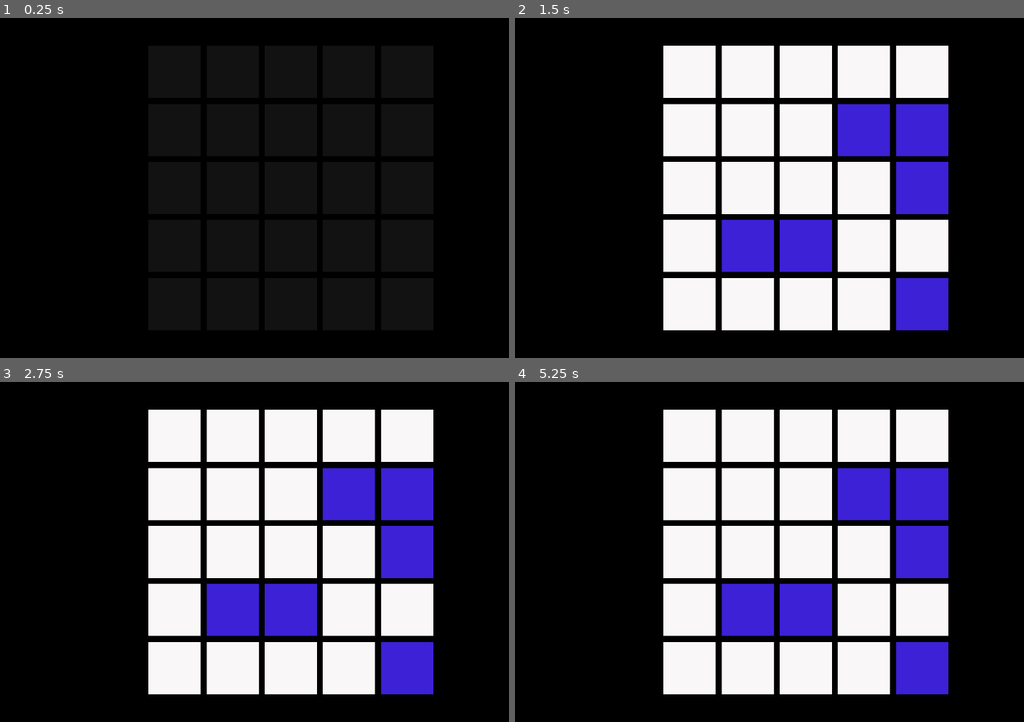
Above: before the commit, frames 1-4 (two rows, left to right).
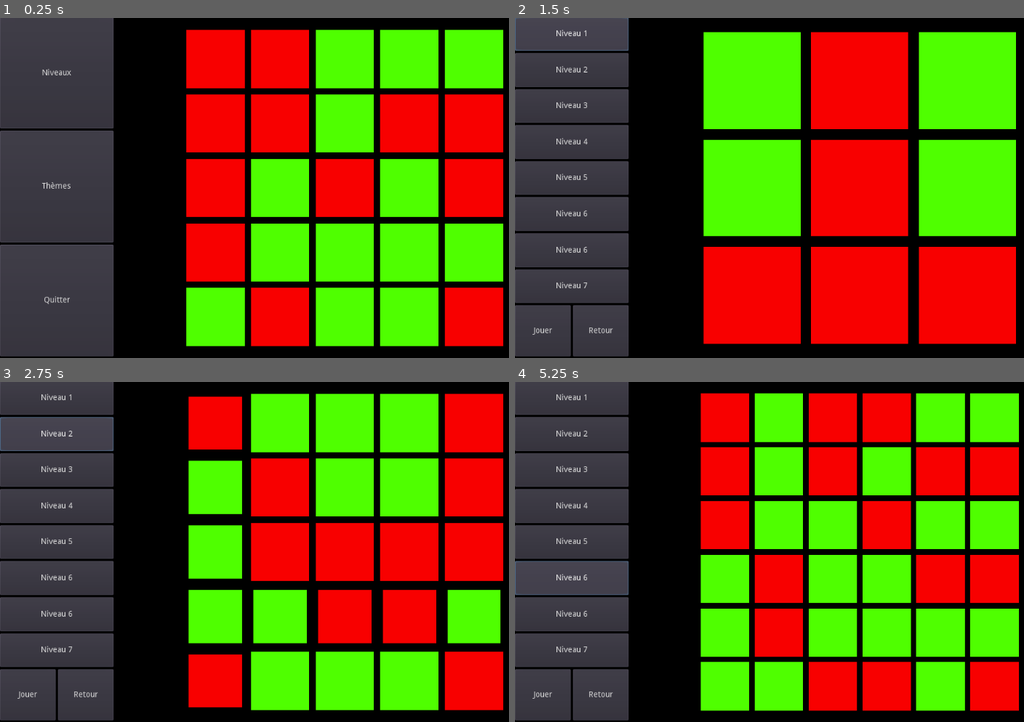
Above: after the commit, the same moments.

Repository: Prakkkmak/UniColor-2
Game: Godot game, scene res://main_scenes/main.tscn
Same seed, same stepped clock (60 frames per second), same inputs: the game is played once before the commit and once after it. Before the commit the project starts from res://main_scenes/game.tscn.
Inputs (mouse positions are in pixels of both pictures, inside the frame that each line leads up to):
- Up to frame 1 (0.25 s): no input
- Up to frame 2 (1.5 s): click (570, 72) at 0.5 s, where only the run after the commit has a clickable "Niveaux"; click (570, 35) at 1.25 s, where only the run after the commit has a clickable "Niveau 1"
- Up to frame 3 (2.75 s): click (55, 433) at 2 s, where only the run after the commit has a clickable "Niveau 2"
- Up to frame 4 (5.25 s): click (570, 470) at 2.75 s, where only the run after the commit has a clickable "Niveau 3"; click (570, 504) at 3.5 s, where only the run after the commit has a clickable "Niveau 4"; click (570, 541) at 4.25 s, where only the run after the commit has a clickable "Niveau 5"; click (570, 579) at 5 s, where only the run after the commit has a clickable "Niveau 6"

The runs differ from the first frame. In frame 1, 71% of the frame differs, in the area x 0-99%, y 0-100%; in frame 2, 82%; in frame 3, 80%; in frame 4, 83%.

Commit message:
Jouable

Diff:
--- a/main_scenes/game.gd
+++ b/main_scenes/game.gd
@@ -8,7 +8,8 @@
 export(int) var difficulty = 2
 export(LEVEL_TYPE) var level_type = LEVEL_TYPE.DEFAULT
 
-var tile_size = 512
+var game_started : bool = false
+var tile_size : int = 512
 
 var grid = []
 
@@ -24,8 +25,12 @@
 	for i in range(grid_size):
 		for j in range(grid_size):
 			if(tile_check(x,y,i,j)):
-				grid[i][j].next_state()
-				check_victory()
+				if(game_started):
+					grid[i][j].next_state()
+					check_victory()
+				else:
+					grid[i][j].next_state_index()
+					grid[i][j].set_state_properties()
 
 func _on_set_level(new_grid_size, new_difficulty, new_level_type):
 	for i in range(grid_size):
@@ -38,6 +43,7 @@
 	_on_load_game()
 
 func generate_grid(size_x : int, size_y : int):
+	game_started = false
 	grid = []
 	for x in range(size_x):
 		grid.append([])
@@ -47,6 +53,7 @@
 			grid[x][y] = generate_tile(x,y)
 	randomize_grid()
 	fix_camera()
+	game_started = true
 
 func randomize_grid():
 	for i in range(randomize_strength):
--- a/main_scenes/game.tscn
+++ b/main_scenes/game.tscn
@@ -1,11 +1,9 @@
-[gd_scene load_steps=3 format=2]
+[gd_scene load_steps=2 format=2]
 
 [ext_resource path="res://main_scenes/game.gd" type="Script" id=1]
-[ext_resource path="res://tile/themes/neon/tile.tscn" type="PackedScene" id=2]
 
 [node name="Game" type="Node2D"]
 script = ExtResource( 1 )
-tile_scene = ExtResource( 2 )
 randomize_strength = 10
 level_type = 2
 
--- a/main_scenes/game_preview.gd
+++ b/main_scenes/game_preview.gd
@@ -3,8 +3,8 @@
 export(float) var tick_rate : float = 0.5
 export(float) var chance_to_play : float = 0.33
 
-var t = 0
-var last_sec = 0
+var t : float = -2.0
+var last_sec : float = 0.0
 
 func _process(delta):
 	t += delta
--- /dev/null
+++ b/main_scenes/main.gd
@@ -0,0 +1,11 @@
+extends Node2D
+const scene = preload("res://main_scenes/game.tscn")
+
+func _on_play():
+	var game = scene.instance()
+	var game_preview = $Menu/GamePreview
+	remove_child($Menu)
+	game.grid_size = game_preview.grid_size
+	game.difficulty = game_preview.difficulty
+	game.level_type = game_preview.level_type
+	add_child(game)
--- a/main_scenes/main.tscn
+++ b/main_scenes/main.tscn
@@ -1,158 +1,10 @@
-[gd_scene load_steps=5 format=2]
+[gd_scene load_steps=3 format=2]
 
-[ext_resource path="res://main_scenes/menu/menu.gd" type="Script" id=1]
-[ext_resource path="res://level/level_button.tscn" type="PackedScene" id=2]
-[ext_resource path="res://tile/tile.tscn" type="PackedScene" id=3]
-[ext_resource path="res://main_scenes/game_preview.tscn" type="PackedScene" id=4]
+[ext_resource path="res://main_scenes/main.gd" type="Script" id=1]
+[ext_resource path="res://main_scenes/menu/menu.tscn" type="PackedScene" id=2]
 
-[node name="Main Menu" type="Node2D"]
+[node name="Main" type="Node2D"]
 script = ExtResource( 1 )
 
-[node name="Game" parent="." instance=ExtResource( 4 )]
-tile_scene = ExtResource( 3 )
-tick_rate = 0.25
-
-[node name="Menu" type="CanvasLayer" parent="."]
-
-[node name="MarginContainer" type="MarginContainer" parent="Menu"]
-margin_top = -1.0
-margin_right = 1023.0
-margin_bottom = 597.0
-__meta__ = {
-"_edit_use_anchors_": false
-}
-
-[node name="HBoxContainer" type="HBoxContainer" parent="Menu/MarginContainer"]
-margin_right = 1023.0
-margin_bottom = 598.0
-
-[node name="Menu" type="VBoxContainer" parent="Menu/MarginContainer/HBoxContainer"]
-margin_right = 200.0
-margin_bottom = 598.0
-rect_min_size = Vector2( 200, 0 )
-size_flags_horizontal = 0
-alignment = 1
-__meta__ = {
-"_edit_use_anchors_": false
-}
-
-[node name="Levels" type="Button" parent="Menu/MarginContainer/HBoxContainer/Menu"]
-margin_right = 200.0
-margin_bottom = 196.0
-size_flags_vertical = 3
-text = "Niveaux"
-
-[node name="Themes" type="Button" parent="Menu/MarginContainer/HBoxContainer/Menu"]
-margin_top = 200.0
-margin_right = 200.0
-margin_bottom = 397.0
-size_flags_vertical = 3
-text = "Thèmes"
-
-[node name="Exit" type="Button" parent="Menu/MarginContainer/HBoxContainer/Menu"]
-margin_top = 401.0
-margin_right = 200.0
-margin_bottom = 598.0
-size_flags_vertical = 3
-text = "Quitter"
-__meta__ = {
-"_edit_use_anchors_": false
-}
-
-[node name="Levels" type="VBoxContainer" parent="Menu/MarginContainer/HBoxContainer"]
-visible = false
-margin_left = 204.0
-margin_right = 404.0
-margin_bottom = 598.0
-rect_min_size = Vector2( 200, 0 )
-size_flags_horizontal = 0
-alignment = 1
-__meta__ = {
-"_edit_use_anchors_": false
-}
-
-[node name="Level" parent="Menu/MarginContainer/HBoxContainer/Levels" instance=ExtResource( 2 )]
-margin_bottom = 59.0
-text = "Niveau 1"
-grid_size = 3
-
-[node name="Level2" parent="Menu/MarginContainer/HBoxContainer/Levels" instance=ExtResource( 2 )]
-margin_top = 63.0
-margin_bottom = 123.0
-text = "Niveau 2"
-
-[node name="Level3" parent="Menu/MarginContainer/HBoxContainer/Levels" instance=ExtResource( 2 )]
-margin_top = 127.0
-margin_bottom = 186.0
-text = "Niveau 3"
-level_type = 1
-
-[node name="Level4" parent="Menu/MarginContainer/HBoxContainer/Levels" instance=ExtResource( 2 )]
-margin_top = 190.0
-margin_bottom = 250.0
-text = "Niveau 4"
-grid_size = 4
-difficulty = 3
-
-[node name="Level5" parent="Menu/MarginContainer/HBoxContainer/Levels" instance=ExtResource( 2 )]
-margin_top = 254.0
-margin_bottom = 313.0
-text = "Niveau 5"
-grid_size = 10
-level_type = 1
-
-[node name="Level6" parent="Menu/MarginContainer/HBoxContainer/Levels" instance=ExtResource( 2 )]
-margin_top = 317.0
-margin_bottom = 377.0
-text = "Niveau 6"
-grid_size = 6
-level_type = 3
-
-[node name="Level7" parent="Menu/MarginContainer/HBoxContainer/Levels" instance=ExtResource( 2 )]
-margin_top = 381.0
-margin_bottom = 441.0
-text = "Niveau 6"
-grid_size = 6
-level_type = 2
-
-[node name="Level8" parent="Menu/MarginContainer/HBoxContainer/Levels" instance=ExtResource( 2 )]
-margin_top = 445.0
-margin_bottom = 504.0
-text = "Niveau 7"
-grid_size = 8
-difficulty = 4
-level_type = 1
-
-[node name="HBoxContainer" type="HBoxContainer" parent="Menu/MarginContainer/HBoxContainer/Levels"]
-margin_top = 508.0
-margin_right = 200.0
-margin_bottom = 598.0
-size_flags_vertical = 3
-size_flags_stretch_ratio = 1.5
-
-[node name="Play" type="Button" parent="Menu/MarginContainer/HBoxContainer/Levels/HBoxContainer"]
-margin_right = 98.0
-margin_bottom = 90.0
-size_flags_horizontal = 3
-text = "Jouer"
-
-[node name="Return" type="Button" parent="Menu/MarginContainer/HBoxContainer/Levels/HBoxContainer"]
-margin_left = 102.0
-margin_right = 200.0
-margin_bottom = 90.0
-size_flags_horizontal = 3
-text = "Retour"
-
-[node name="CenterContainer" type="CenterContainer" parent="Menu/MarginContainer/HBoxContainer"]
-margin_left = 204.0
-margin_right = 204.0
-margin_bottom = 598.0
-[connection signal="level_selected" from="Menu/MarginContainer/HBoxContainer/Levels/Level" to="Game" method="_on_set_level"]
-[connection signal="level_selected" from="Menu/MarginContainer/HBoxContainer/Levels/Level2" to="Game" method="_on_set_level"]
-[connection signal="level_selected" from="Menu/MarginContainer/HBoxContainer/Levels/Level3" to="Game" method="_on_set_level"]
-[connection signal="level_selected" from="Menu/MarginContainer/HBoxContainer/Levels/Level4" to="Game" method="_on_set_level"]
-[connection signal="level_selected" from="Menu/MarginContainer/HBoxContainer/Levels/Level5" to="Game" method="_on_set_level"]
-[connection signal="level_selected" from="Menu/MarginContainer/HBoxContainer/Levels/Level6" to="Game" method="_on_set_level"]
-[connection signal="level_selected" from="Menu/MarginContainer/HBoxContainer/Levels/Level7" to="Game" method="_on_set_level"]
-[connection signal="level_selected" from="Menu/MarginContainer/HBoxContainer/Levels/Level8" to="Game" method="_on_set_level"]
-[connection signal="pressed" from="Menu/MarginContainer/HBoxContainer/Levels/HBoxContainer/Play" to="." method="_on_play"]
+[node name="Menu" parent="." instance=ExtResource( 2 )]
+[connection signal="start_game" from="Menu" to="." method="_on_play"]
--- a/main_scenes/menu/menu.gd
+++ b/main_scenes/menu/menu.gd
@@ -1,12 +1,11 @@
 extends Node2D
-const scene = preload("res://main_scenes/game.tscn")
+
+signal start_game
+
+func open_levels_menu():
+	$Canvas/MarginContainer/HBoxContainer/Menu.hide()
+	$Canvas/MarginContainer/HBoxContainer/Levels.show()
+
 
 func _on_play():
-	var game = scene.instance()
-	var game_preview = $Game
-	remove_child($CanvasLayer)
-	remove_child(game_preview)
-	game.grid_size = game_preview.grid_size
-	game.difficulty = game_preview.difficulty
-	game.level_type = game_preview.level_type
-	add_child(game)
+	emit_signal("start_game")
--- a/main_scenes/menu/menu.tscn
+++ b/main_scenes/menu/menu.tscn
@@ -1,21 +1,18 @@
-[gd_scene load_steps=6 format=2]
+[gd_scene load_steps=4 format=2]
 
 [ext_resource path="res://main_scenes/game_preview.tscn" type="PackedScene" id=1]
 [ext_resource path="res://level/level_button.tscn" type="PackedScene" id=2]
-[ext_resource path="res://tile/tile.tscn" type="PackedScene" id=3]
 [ext_resource path="res://main_scenes/menu/menu.gd" type="Script" id=4]
-[ext_resource path="res://main_scenes/menu/levels.gd" type="Script" id=5]
 
-[node name="Main Menu" type="Node2D"]
+[node name="Menu" type="Node2D"]
 script = ExtResource( 4 )
 
-[node name="Game" parent="." instance=ExtResource( 1 )]
-tile_scene = ExtResource( 3 )
+[node name="GamePreview" parent="." instance=ExtResource( 1 )]
 tick_rate = 0.25
 
-[node name="CanvasLayer" type="CanvasLayer" parent="."]
+[node name="Canvas" type="CanvasLayer" parent="."]
 
-[node name="MarginContainer" type="MarginContainer" parent="CanvasLayer"]
+[node name="MarginContainer" type="MarginContainer" parent="Canvas"]
 margin_top = -1.0
 margin_right = 1023.0
 margin_bottom = 597.0
@@ -23,12 +20,11 @@
 "_edit_use_anchors_": false
 }
 
-[node name="HBoxContainer" type="HBoxContainer" parent="CanvasLayer/MarginContainer"]
+[node name="HBoxContainer" type="HBoxContainer" parent="Canvas/MarginContainer"]
 margin_right = 1023.0
 margin_bottom = 598.0
 
-[node name="Menu" type="VBoxContainer" parent="CanvasLayer/MarginContainer/HBoxContainer"]
-visible = false
+[node name="Menu" type="VBoxContainer" parent="Canvas/MarginContainer/HBoxContainer"]
 margin_right = 200.0
 margin_bottom = 598.0
 rect_min_size = Vector2( 200, 0 )
@@ -38,21 +34,20 @@
 "_edit_use_anchors_": false
 }
 
-[node name="Levels" type="Button" parent="CanvasLayer/MarginContainer/HBoxContainer/Menu"]
+[node name="Levels" type="Button" parent="Canvas/MarginContainer/HBoxContainer/Menu"]
 margin_right = 200.0
 margin_bottom = 196.0
 size_flags_vertical = 3
 text = "Niveaux"
-script = ExtResource( 5 )
 
-[node name="Themes" type="Button" parent="CanvasLayer/MarginContainer/HBoxContainer/Menu"]
+[node name="Themes" type="Button" parent="Canvas/MarginContainer/HBoxContainer/Menu"]
 margin_top = 200.0
 margin_right = 200.0
 margin_bottom = 397.0
 size_flags_vertical = 3
 text = "Thèmes"
 
-[node name="Exit" type="Button" parent="CanvasLayer/MarginContainer/HBoxContainer/Menu"]
+[node name="Exit" type="Button" parent="Canvas/MarginContainer/HBoxContainer/Menu"]
 margin_top = 401.0
 margin_right = 200.0
 margin_bottom = 598.0
@@ -62,8 +57,10 @@
 "_edit_use_anchors_": false
 }
 
-[node name="Levels" type="VBoxContainer" parent="CanvasLayer/MarginContainer/HBoxContainer"]
-margin_right = 200.0
+[node name="Levels" type="VBoxContainer" parent="Canvas/MarginContainer/HBoxContainer"]
+visible = false
+margin_left = 204.0
+margin_right = 404.0
 margin_bottom = 598.0
 rect_min_size = Vector2( 200, 0 )
 size_flags_horizontal = 0
@@ -72,51 +69,51 @@
 "_edit_use_anchors_": false
 }
 
-[node name="Level" parent="CanvasLayer/MarginContainer/HBoxContainer/Levels" instance=ExtResource( 2 )]
+[node name="Level" parent="Canvas/MarginContainer/HBoxContainer/Levels" instance=ExtResource( 2 )]
 margin_bottom = 59.0
 text = "Niveau 1"
 grid_size = 3
 
-[node name="Level2" parent="CanvasLayer/MarginContainer/HBoxContainer/Levels" instance=ExtResource( 2 )]
+[node name="Level2" parent="Canvas/MarginContainer/HBoxContainer/Levels" instance=ExtResource( 2 )]
 margin_top = 63.0
 margin_bottom = 123.0
 text = "Niveau 2"
 
-[node name="Level3" parent="CanvasLayer/MarginContainer/HBoxContainer/Levels" instance=ExtResource( 2 )]
+[node name="Level3" parent="Canvas/MarginContainer/HBoxContainer/Levels" instance=ExtResource( 2 )]
 margin_top = 127.0
 margin_bottom = 186.0
 text = "Niveau 3"
 level_type = 1
 
-[node name="Level4" parent="CanvasLayer/MarginContainer/HBoxContainer/Levels" instance=ExtResource( 2 )]
+[node name="Level4" parent="Canvas/MarginContainer/HBoxContainer/Levels" instance=ExtResource( 2 )]
 margin_top = 190.0
 margin_bottom = 250.0
 text = "Niveau 4"
 grid_size = 4
 difficulty = 3
 
-[node name="Level5" parent="CanvasLayer/MarginContainer/HBoxContainer/Levels" instance=ExtResource( 2 )]
+[node name="Level5" parent="Canvas/MarginContainer/HBoxContainer/Levels" instance=ExtResource( 2 )]
 margin_top = 254.0
 margin_bottom = 313.0
 text = "Niveau 5"
 grid_size = 10
 level_type = 1
 
-[node name="Level6" parent="CanvasLayer/MarginContainer/HBoxContainer/Levels" instance=ExtResource( 2 )]
+[node name="Level6" parent="Canvas/MarginContainer/HBoxContainer/Levels" instance=ExtResource( 2 )]
 margin_top = 317.0
 margin_bottom = 377.0
 text = "Niveau 6"
 grid_size = 6
 level_type = 3
 
-[node name="Level7" parent="CanvasLayer/MarginContainer/HBoxContainer/Levels" instance=ExtResource( 2 )]
+[node name="Level7" parent="Canvas/MarginContainer/HBoxContainer/Levels" instance=ExtResource( 2 )]
 margin_top = 381.0
 margin_bottom = 441.0
 text = "Niveau 6"
 grid_size = 6
 level_type = 2
 
-[node name="Level8" parent="CanvasLayer/MarginContainer/HBoxContainer/Levels" instance=ExtResource( 2 )]
+[node name="Level8" parent="Canvas/MarginContainer/HBoxContainer/Levels" instance=ExtResource( 2 )]
 margin_top = 445.0
 margin_bottom = 504.0
 text = "Niveau 7"
@@ -124,37 +121,37 @@
 difficulty = 4
 level_type = 1
 
-[node name="HBoxContainer" type="HBoxContainer" parent="CanvasLayer/MarginContainer/HBoxContainer/Levels"]
+[node name="HBoxContainer" type="HBoxContainer" parent="Canvas/MarginContainer/HBoxContainer/Levels"]
 margin_top = 508.0
 margin_right = 200.0
 margin_bottom = 598.0
 size_flags_vertical = 3
 size_flags_stretch_ratio = 1.5
 
-[node name="Play" type="Button" parent="CanvasLayer/MarginContainer/HBoxContainer/Levels/HBoxContainer"]
+[node name="Play" type="Button" parent="Canvas/MarginContainer/HBoxContainer/Levels/HBoxContainer"]
 margin_right = 98.0
 margin_bottom = 90.0
 size_flags_horizontal = 3
 text = "Jouer"
 
-[node name="Return" type="Button" parent="CanvasLayer/MarginContainer/HBoxContainer/Levels/HBoxContainer"]
+[node name="Return" type="Button" parent="Canvas/MarginContainer/HBoxContainer/Levels/HBoxContainer"]
 margin_left = 102.0
 margin_right = 200.0
 margin_bottom = 90.0
 size_flags_horizontal = 3
 text = "Retour"
 
-[node name="CenterContainer" type="CenterContainer" parent="CanvasLayer/MarginContainer/HBoxContainer"]
+[node name="CenterContainer" type="CenterContainer" parent="Canvas/MarginContainer/HBoxContainer"]
 margin_left = 204.0
 margin_right = 204.0
 margin_bottom = 598.0
-[connection signal="pressed" from="CanvasLayer/MarginContainer/HBoxContainer/Menu/Levels" to="CanvasLayer/MarginContainer/HBoxContainer/Menu/Levels" method="_on_Levels_pressed"]
-[connection signal="level_selected" from="CanvasLayer/MarginContainer/HBoxContainer/Levels/Level" to="Game" method="_on_set_level"]
-[connection signal="level_selected" from="CanvasLayer/MarginContainer/HBoxContainer/Levels/Level2" to="Game" method="_on_set_level"]
-[connection signal="level_selected" from="CanvasLayer/MarginContainer/HBoxContainer/Levels/Level3" to="Game" method="_on_set_level"]
-[connection signal="level_selected" from="CanvasLayer/MarginContainer/HBoxContainer/Levels/Level4" to="Game" method="_on_set_level"]
-[connection signal="level_selected" from="CanvasLayer/MarginContainer/HBoxContainer/Levels/Level5" to="Game" method="_on_set_level"]
-[connection signal="level_selected" from="CanvasLayer/MarginContainer/HBoxContainer/Levels/Level6" to="Game" method="_on_set_level"]
-[connection signal="level_selected" from="CanvasLayer/MarginContainer/HBoxContainer/Levels/Level7" to="Game" method="_on_set_level"]
-[connection signal="level_selected" from="CanvasLayer/MarginContainer/HBoxContainer/Levels/Level8" to="Game" method="_on_set_level"]
-[connection signal="pressed" from="CanvasLayer/MarginContainer/HBoxContainer/Levels/HBoxContainer/Play" to="." method="_on_play"]
+[connection signal="pressed" from="Canvas/MarginContainer/HBoxContainer/Menu/Levels" to="." method="open_levels_menu"]
+[connection signal="level_selected" from="Canvas/MarginContainer/HBoxContainer/Levels/Level" to="GamePreview" method="_on_set_level"]
+[connection signal="level_selected" from="Canvas/MarginContainer/HBoxContainer/Levels/Level2" to="GamePreview" method="_on_set_level"]
+[connection signal="level_selected" from="Canvas/MarginContainer/HBoxContainer/Levels/Level3" to="GamePreview" method="_on_set_level"]
+[connection signal="level_selected" from="Canvas/MarginContainer/HBoxContainer/Levels/Level4" to="GamePreview" method="_on_set_level"]
+[connection signal="level_selected" from="Canvas/MarginContainer/HBoxContainer/Levels/Level5" to="GamePreview" method="_on_set_level"]
+[connection signal="level_selected" from="Canvas/MarginContainer/HBoxContainer/Levels/Level6" to="GamePreview" method="_on_set_level"]
+[connection signal="level_selected" from="Canvas/MarginContainer/HBoxContainer/Levels/Level7" to="GamePreview" method="_on_set_level"]
+[connection signal="level_selected" from="Canvas/MarginContainer/HBoxContainer/Levels/Level8" to="GamePreview" method="_on_set_level"]
+[connection signal="pressed" from="Canvas/MarginContainer/HBoxContainer/Levels/HBoxContainer/Play" to="." method="_on_play"]
--- a/project.godot
+++ b/project.godot
@@ -21,7 +21,7 @@
 [application]
 
 config/name="UniColor"
-run/main_scene="res://main_scenes/game.tscn"
+run/main_scene="res://main_scenes/main.tscn"
 
 [rendering]
 
--- a/tile/tile.gd
+++ b/tile/tile.gd
@@ -19,7 +19,8 @@
 	if(max_states > len(states)):
 		push_error("Not enough states for this max_states")
 	sprite = $Sprite
-	next_state()
+	set_state_properties()
+
 
 func next_state():
 	next_state_index()
Not shown, added: export_presets.cfg
